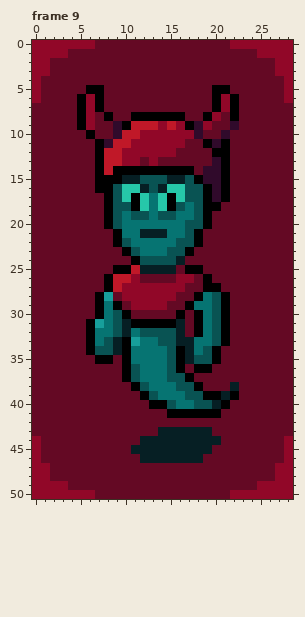
Pixel-art file: Succubus/Sprites/HellOpponents.aseprite. Above is the file before it was changed.
29x51 pixels, 24 frames. Shown: frame 9. The commit also changed other frames, which this record leaves out.
Now the later version:
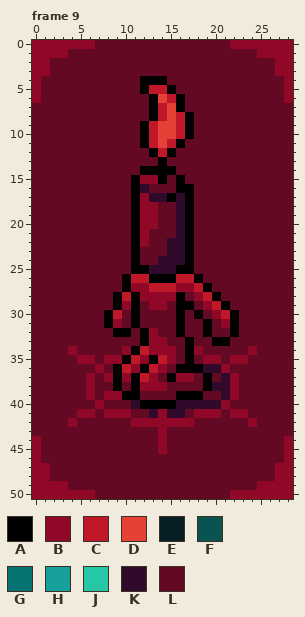
Palette (. is transparent): A #000000  B #910728  C #c01828  D #e64137  E #061f24  F #095353  G #067472  H #179f9b  J #26c7a9  K #300a2b  L #640924
Diff:
Changed rows in their new state; - is an unchanged pixel.
Frame 9, layer "O":
first column x 4:
 4 --------AAA----------
 5 --LL----ACCA----LL---
 6 -LLL-----ADCA---LLL--
 7 -LLL-----ACDA---LLL--
 8 -LL-L--LL-CDCA-LL-L--
 9 -LL--LLLA-DDC-LL--L--
10 --L--LLLACDDCAL--L---
11 ---LLLLLACDCA--LLL---
12 ---LLLLLLACA----LL---
13 ---LLLLL-LA-----LL---
14 ---LLLLL----LL-LLL---
15 ---LLLLABBALALLLLL---
16 ---LLLLAKLLLAALLLL---
17 ----LLL-BKK-KALLLL---
18 ----LLL-BBLLKALLL----
19 ----LLLABBLLKALL-----
20 ----LLLABBLLKALL-----
21 -----LLABLLLKAL------
22 -----LLABLLKKAL------
23 ------LALLLKK--------
24 --------LLKKKA-------
25 -----LLAAKKKA-L------
26 ----LLACCAAACCAL-----
27 ----LLA--CCC-BC-L----
28 ---LLACA----A-BCAL---
29 ---LL-BAL---A-LBC----
30 ---LACLA-------LBCA--
31 --LLABL-LLLLA-LALBA--
32 --LLLAALABLLA-LALLA--
33 --LLLLLLABBLLALLA----
34 B-LLLLBACBBBLABLL---B
35 -BBLBB-CBACBLALBB-BB-
36 ---B-ACBACBL-A-KKB---
37 --B-BABACBLABB-A-KB--
38 --B--A--BBBLLLLAKKB--
39 --B-BBAALLLLAAALLKB--
40 ---B---KA--AKKKKKB---
41 -BB-BBB--KBKKLBBB-BB-
42 B------BBBBBBB------B
43 ----------BLLLLL-----
44 --------LLBLLLLLL----
45 -------LLLBLLLLL-----
46 --------LLLLLLL------
Changed places in both pictures, as pixel boxes (x1, y1, x2, y2):
changed: (68, 76, 257, 463)
